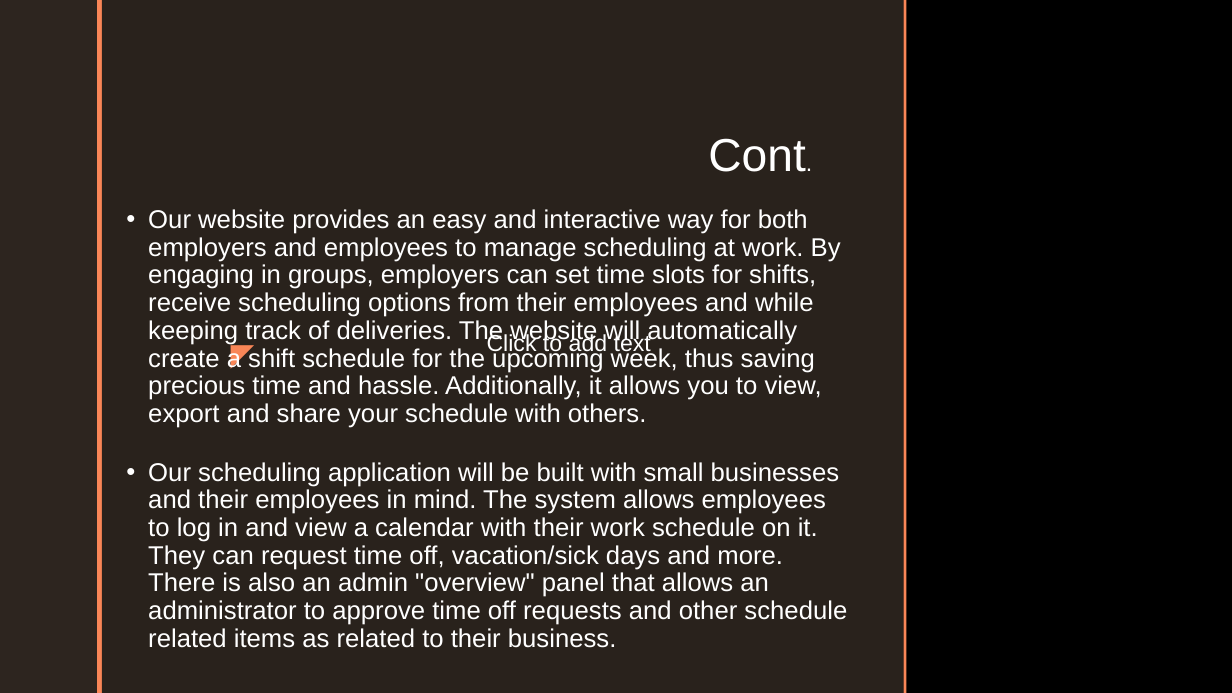
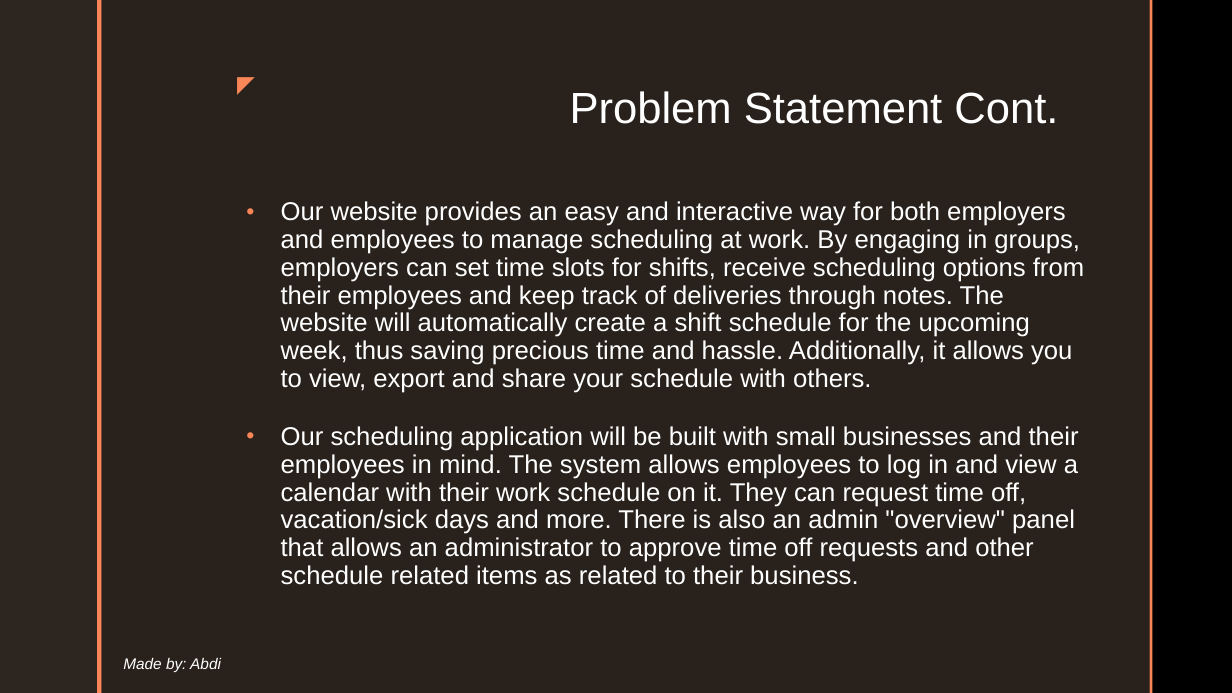
Before and after one commit to cushonz/Capstone_Project, a slide deck: slide 3 of individual_Work/homework/Midterm_presentation.pptx. Drawn at 1232x693 pixels with LibreOffice and Linux fonts; fonts in the diff are those of the drawing; background and template pictures are left out. Boxes give left, top, right and bottom in pixels: in the first picture for what was removed or moved away, otherwise in the second. Text is boxed around its words. In the diff, an @@ line names an element or a change of style, - is before the commit and + after.

```diff
--- a/individual_Work/homework/Midterm_presentation.pptx
+++ b/individual_Work/homework/Midterm_presentation.pptx
@@ rectangle: place and size @@
-rectangle at [102, 0, 904, 693]
+rectangle at [102, 0, 1150, 693]
@@ rectangle: place and size @@
-rectangle at [904, 0, 907, 693]
+rectangle at [1150, 0, 1153, 693]
@@ text "◤": place and size @@
-text "◤" at [222, 330, 263, 376]
+text "◤" at [222, 65, 263, 102]
@@ text "◤" at [222, 65, 263, 102]: size 24 to 18 pt @@
@@ title added at [570, 91, 1058, 124], 34 pt, text #FFFFFF @@
+Problem Statement Cont.
@@ subtitle removed at [708, 138, 806, 172] @@
-Cont.
@@ text "Our website provides an easy ...": place and size @@
-text "Our website provides an easy ..." at [148, 209, 847, 648]
+text "Our website provides an easy ..." at [281, 201, 1084, 585]
@@ text "Our website provides an easy ..." at [281, 201, 1084, 585]: vertical alignment top to middle @@
@@ text at [281, 201, 1084, 393]: text changed @@
-• Our website provides an easy and interactive way for both employers and employees to manage scheduling at work. By engaging in groups, employers can set time slots for shifts, receive scheduling options from their employees and while keeping track of deliveries. The website will automatically create a shift schedule for the upcoming week, thus saving precious time and hassle. Additionally, it allows you to view, export and share your schedule with others.
+• Our website provides an easy and interactive way for both employers and employees to manage scheduling at work. By engaging in groups, employers can set time slots for shifts, receive scheduling options from their employees and keep track of deliveries through notes. The website will automatically create a shift schedule for the upcoming week, thus saving precious time and hassle. Additionally, it allows you to view, export and share your schedule with others.
@@ text removed at [487, 332, 651, 356] @@
-Click to add text
@@ text at [281, 426, 1079, 585]: indent changed @@
@@ text added at [123, 658, 221, 672], 12 pt, text #FFFFFF, italic @@
+Made by: Abdi
```
Also in this commit, not shown: 5 other slides changed, 15 slides added, 7 slides removed, 2 other files.
